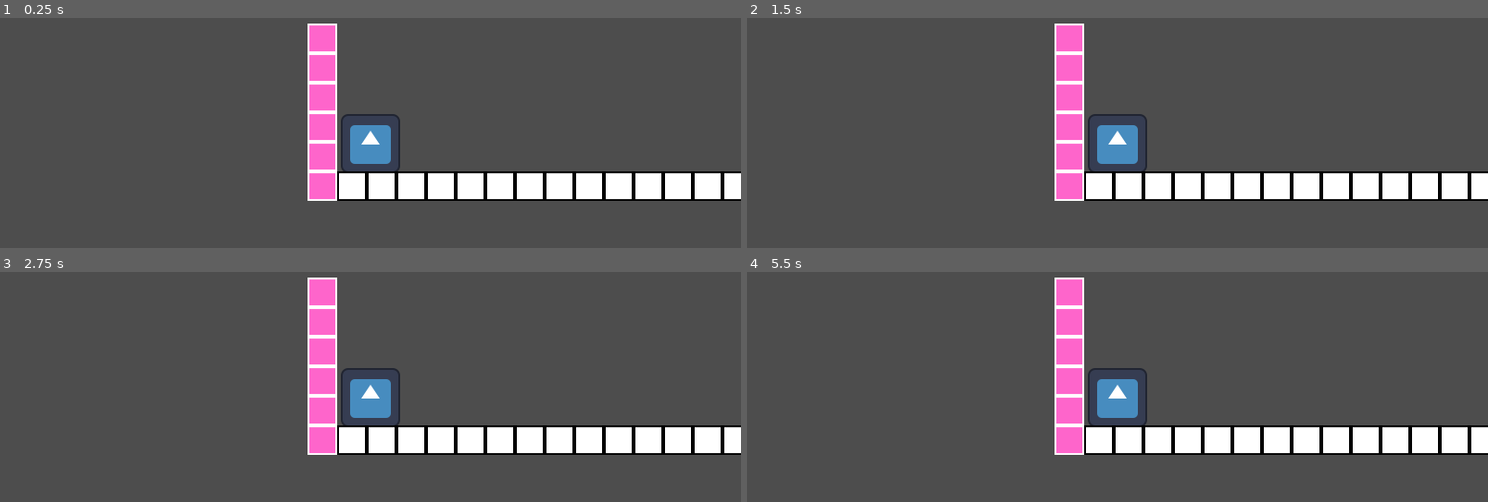
Above: before the commit, frames 1-4 (two rows, left to right).
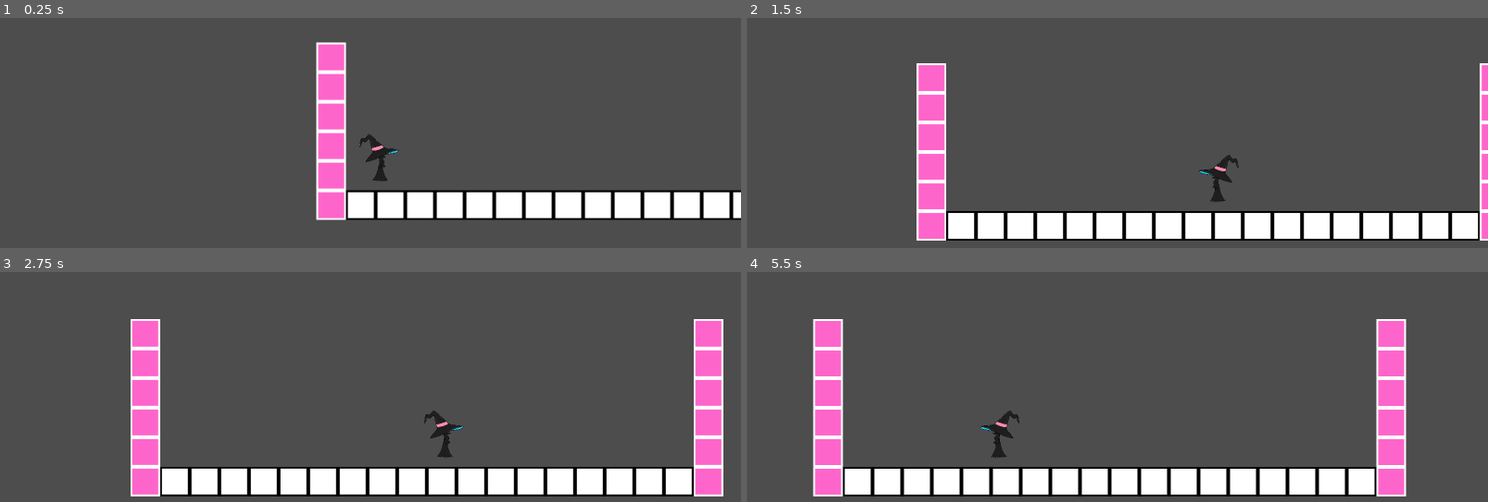
Above: after the commit, the same moments.

Repository: AustinTheWitch/ProjectMorrigan
Game: Godot game, scene res://Test Level/test_area.tscn
Same seed, same stepped clock (60 frames per second), same inputs: the game is played once before the commit and once after it. The engine's default icon, where the game draws it, is replaced by a stand-in: a white triangle on a blue panel in a dark square.
Inputs (mouse positions are in pixels of both pictures, inside the frame that each line leads up to):
- Up to frame 1 (0.25 s): no input
- Up to frame 2 (1.5 s): move the mouse to (1280, 123) at 0.52 s; hold Right (Right, bound only before the commit) 0.53-1.28 s; tap F (Attack, bound only before the commit) at 0.6 s; tap Up (Jump, bound only before the commit) at 0.77, 1.07 s; tap S (Blink, bound only before the commit) at 0.8, 1.35 s; move the mouse to (969, 165) at 1.27 s; hold Left (Left, bound only before the commit) from 1.28 s (still down)
- Up to frame 3 (2.75 s): tap Up (Jump, bound only before the commit) at 1.52, 1.82, 2.3 s; tap E (Interact, bound only before the commit) at 1.55, 2.1 s; move the mouse to (444, 306) at 2.02 s; release Left (Left, bound only before the commit) at 2.03 s; hold Right (Right, bound only before the commit) from 2.03 s (still down)
- Up to frame 4 (5.5 s): move the mouse to (1080, 481) at 2.77 s; tap Up (Jump, bound only before the commit) at 2.85, 3.02, 3.32, 3.77, 4.07, 4.52, 4.82, 5.3 s; tap F (Attack, bound only before the commit) at 3.05, 4.35 s; move the mouse to (1339, 460) at 3.52 s; release Right (Right, bound only before the commit) at 3.53 s; press the mouse at (1339, 460) at 3.53 s; hold Left (Left, bound only before the commit) from 3.53 s (still down); tap S (Blink, bound only before the commit) at 3.8, 5.1 s; tap P (Debug, bound only before the commit) at 4.15 s; move the mouse to (895, 336) at 4.27 s; release the mouse at (895, 336) at 4.28 s; tap E (Interact, bound only before the commit) at 4.55 s; move the mouse to (1154, 398) at 5.02 s

The runs differ from the first frame. In frame 1, 14% of the frame differs, in the area x 41-100%, y 2-88%; in frame 2, 24%; in frame 3, 26%; in frame 4, 27%, in the area x 8-100%, y 2-98%.

Commit message:
Movement System and Hierarchy Setup

Diff:
--- /dev/null
+++ b/Base/character.gd
@@ -0,0 +1,11 @@
+extends CharacterBody2D
+class_name character
+
+#nodes
+@export var animated_sprite_2d: Sprite2D
+@export var collision_shape_2d: CollisionShape2D
+
+#stats
+var speed: float
+var health: int
+var damage: int
--- a/Player/Scripts/player.gd
+++ /dev/null
@@ -1,2 +0,0 @@
-extends Node
-class_name player
--- /dev/null
+++ b/Player/player.gd
@@ -0,0 +1,37 @@
+extends character
+
+#movement
+var direction: float
+var blink_distance: float = 150.0
+#blink
+@onready var blink: Timer = $Blink
+var blink_cooldown: float = 1.0
+var current_blink: int = 0
+var max_blink: int = 1
+#seperator comment
+
+func _ready() -> void:
+	speed = 170
+func _physics_process(delta: float) -> void:
+	movement_system()
+	move_and_slide()
+func movement_system()-> void:
+	#setting direction
+	if Input.is_action_just_pressed("ui_right"):
+		direction = 1
+		animated_sprite_2d.flip_h = false
+	elif Input.is_action_just_pressed("ui_left"):
+		direction = -1
+		animated_sprite_2d.flip_h = true
+	#setting velocity
+	velocity.x = Input.get_axis("ui_left", "ui_right")
+	velocity = velocity.normalized() * speed
+	#setting blink
+	if Input.is_action_just_pressed("Debug") and current_blink < max_blink:
+		if velocity.x == 0.0: velocity.x = blink_distance * (-direction * blink_distance)
+		else: velocity.x = blink_distance * velocity.x
+		current_blink += 1
+		blink.start(blink_cooldown)
+func _on_blink_timeout() -> void:
+	current_blink -= 1
+	blink.stop()
--- a/Player/player.tscn
+++ b/Player/player.tscn
@@ -1,19 +1,34 @@
 [gd_scene load_steps=4 format=3 uid="uid://b4afmkxu4ioj7"]
 
-[ext_resource type="Script" uid="uid://bf2vyimpd3nff" path="res://Player/Scripts/player.gd" id="1_4ntmi"]
-[ext_resource type="Texture2D" uid="uid://dcki82s7qbubv" path="res://icon.svg" id="1_l8h54"]
+[ext_resource type="Script" uid="uid://bf2vyimpd3nff" path="res://Player/player.gd" id="1_4ntmi"]
+[ext_resource type="Texture2D" uid="uid://yvnnaus5bbp7" path="res://Deprecated/Characters/Player/Art/PlayerSprite.png" id="2_4ntmi"]
 
 [sub_resource type="RectangleShape2D" id="RectangleShape2D_4ntmi"]
 size = Vector2(120, 121)
 
-[node name="Player" type="RigidBody2D"]
+[node name="Player" type="CharacterBody2D" node_paths=PackedStringArray("animated_sprite_2d", "collision_shape_2d")]
 collision_mask = 6
+platform_floor_layers = 4294901762
+platform_wall_layers = 4
 script = ExtResource("1_4ntmi")
+animated_sprite_2d = NodePath("AnimatedSprite2D")
+collision_shape_2d = NodePath("CollisionShape2D")
 
 [node name="AnimatedSprite2D" type="Sprite2D" parent="."]
-texture = ExtResource("1_l8h54")
+scale = Vector2(0.05, 0.05)
+texture = ExtResource("2_4ntmi")
 
 [node name="CollisionShape2D" type="CollisionShape2D" parent="."]
 shape = SubResource("RectangleShape2D_4ntmi")
 
 [node name="Camera2D" type="Camera2D" parent="."]
+limit_smoothed = true
+position_smoothing_enabled = true
+position_smoothing_speed = 2.0
+drag_horizontal_enabled = true
+drag_horizontal_offset = -0.3
+drag_vertical_offset = -0.9
+
+[node name="Blink" type="Timer" parent="."]
+
+[connection signal="timeout" from="Blink" to="." method="_on_blink_timeout"]
--- a/Visual_Novel/Script/dialogueui.gd
+++ b/Visual_Novel/Script/dialogueui.gd
@@ -20,7 +20,7 @@
 	current_line = -1
 	visible = true
 	on_last_line = false
-	Affinitysystem.character_affinity[current_dialogue.conversing_character] += current_dialogue.affinity_amount
+	#Affinitysystem.character_affinity[current_dialogue.conversing_character] += current_dialogue.affinity_amount
 	for button in player_box.get_children():
 		button.queue_free()
 	next_scene = current_dialogue.scene_direction.keys()
@@ -47,7 +47,7 @@
 func converstation_end():
 	visible = false
 	get_tree().paused = false
-	print(Affinitysystem.character_affinity[current_dialogue.conversing_character])
+	#print(Affinitysystem.character_affinity[current_dialogue.conversing_character])
 	for button in player_box.get_children():
 		button.queue_free()
 func dialogue_options():
--- a/project.godot
+++ b/project.godot
@@ -10,10 +10,14 @@
 
 [application]
 
-config/name="WitchCraft"
+config/name="Project Morrigan"
 run/main_scene="uid://dam360b65qaul"
 config/features=PackedStringArray("4.4", "Forward Plus")
 config/icon="res://icon.svg"
+
+[autoload]
+
+GameSpites="*res://Base/character.gd"
 
 [display]
 
@@ -30,6 +34,22 @@
 
 [input]
 
+ui_left={
+"deadzone": 0.5,
+"events": [Object(InputEventKey,"resource_local_to_scene":false,"resource_name":"","device":0,"window_id":0,"alt_pressed":false,"shift_pressed":false,"ctrl_pressed":false,"meta_pressed":false,"pressed":false,"keycode":4194319,"physical_keycode":0,"key_label":0,"unicode":0,"location":0,"echo":false,"script":null)
+, Object(InputEventJoypadButton,"resource_local_to_scene":false,"resource_name":"","device":0,"button_index":13,"pressure":0.0,"pressed":false,"script":null)
+, Object(InputEventJoypadMotion,"resource_local_to_scene":false,"resource_name":"","device":0,"axis":0,"axis_value":-1.0,"script":null)
+, Object(InputEventKey,"resource_local_to_scene":false,"resource_name":"","device":-1,"window_id":0,"alt_pressed":false,"shift_pressed":false,"ctrl_pressed":false,"meta_pressed":false,"pressed":false,"keycode":0,"physical_keycode":65,"key_label":0,"unicode":97,"location":0,"echo":false,"script":null)
+]
+}
+ui_right={
+"deadzone": 0.5,
+"events": [Object(InputEventKey,"resource_local_to_scene":false,"resource_name":"","device":0,"window_id":0,"alt_pressed":false,"shift_pressed":false,"ctrl_pressed":false,"meta_pressed":false,"pressed":false,"keycode":4194321,"physical_keycode":0,"key_label":0,"unicode":0,"location":0,"echo":false,"script":null)
+, Object(InputEventJoypadButton,"resource_local_to_scene":false,"resource_name":"","device":0,"button_index":14,"pressure":0.0,"pressed":false,"script":null)
+, Object(InputEventJoypadMotion,"resource_local_to_scene":false,"resource_name":"","device":0,"axis":0,"axis_value":1.0,"script":null)
+, Object(InputEventKey,"resource_local_to_scene":false,"resource_name":"","device":-1,"window_id":0,"alt_pressed":false,"shift_pressed":false,"ctrl_pressed":false,"meta_pressed":false,"pressed":false,"keycode":0,"physical_keycode":68,"key_label":0,"unicode":100,"location":0,"echo":false,"script":null)
+]
+}
 ui_up={
 "deadzone": 0.5,
 "events": [Object(InputEventKey,"resource_local_to_scene":false,"resource_name":"","device":-1,"window_id":0,"alt_press …(195 unchanged characters)…
@@ -44,14 +64,9 @@
 , Object(InputEventJoypadMotion,"resource_local_to_scene":false,"resource_name":"","device":0,"axis":1,"axis_value":1.0,"script":null)
 ]
 }
-Interact={
-"deadzone": 0.5,
-"events": [Object(InputEventKey,"resource_local_to_scene":false,"resource_name":"","device":-1,"window_id":0,"alt_pressed":false,"shift_pressed":false,"ctrl_pressed":false,"meta_pressed":false,"pressed":false,"keycode":69,"physical_keycode":69,"key_label":69,"unicode":101,"location":0,"echo":false,"script":null)
-]
-}
 Debug={
 "deadzone": 0.5,
-"events": [Object(InputEventKey,"resource_local_to_scene":fa …(140 unchanged characters)… d":false,"keycode":0,"physical_keycode":80,"key_label":0,"unicode":112,"location":0,"echo":false,"script":null)
+"events": [Object(InputEventKey,"resource_local_to_scene":fa …(140 unchanged characters)… d":false,"keycode":0,"physical_keycode":70,"key_label":0,"unicode":102,"location":0,"echo":false,"script":null)
 ]
 }
 "Advance Dialogue"={
@@ -61,38 +76,13 @@
 , Object(InputEventKey,"resource_local_to_scene":false,"resource_name":"","device":-1,"window_id":0,"alt_pressed":false …(186 unchanged characters)…
 ]
 }
-Right={
-"deadzone": 0.5,
-"events": [Object(InputEventKey,"resource_local_to_scene":false,"resource_name":"","device":-1,"window_id":0,"alt_pressed":false,"shift_pressed":false,"ctrl_pressed":false,"meta_pressed":false,"pressed":false,"keycode":0,"physical_keycode":4194321,"key_label":0,"unicode":0,"location":0,"echo":false,"script":null)
-]
-}
-Left={
-"deadzone": 0.5,
-"events": [Object(InputEventKey,"resource_local_to_scene":false,"resource_name":"","device":-1,"window_id":0,"alt_pressed":false,"shift_pressed":false,"ctrl_pressed":false,"meta_pressed":false,"pressed":false,"keycode":0,"physical_keycode":4194319,"key_label":0,"unicode":0,"location":0,"echo":false,"script":null)
-]
-}
-Jump={
-"deadzone": 0.5,
-"events": [Object(InputEventKey,"resource_local_to_scene":false,"resource_name":"","device":-1,"window_id":0,"alt_pressed":false,"shift_pressed":false,"ctrl_pressed":false,"meta_pressed":false,"pressed":false,"keycode":0,"physical_keycode":4194320,"key_label":0,"unicode":0,"location":0,"echo":false,"script":null)
-]
-}
-Blink={
-"deadzone": 0.5,
-"events": [Object(InputEventKey,"resource_local_to_scene":false,"resource_name":"","device":-1,"window_id":0,"alt_pressed":false,"shift_pressed":false,"ctrl_pressed":false,"meta_pressed":false,"pressed":false,"keycode":0,"physical_keycode":83,"key_label":0,"unicode":115,"location":0,"echo":false,"script":null)
-]
-}
-Attack={
-"deadzone": 0.5,
-"events": [Object(InputEventKey,"resource_local_to_scene":false,"resource_name":"","device":-1,"window_id":0,"alt_pressed":false,"shift_pressed":false,"ctrl_pressed":false,"meta_pressed":false,"pressed":false,"keycode":0,"physical_keycode":70,"key_label":0,"unicode":102,"location":0,"echo":false,"script":null)
-]
-}
 
 [layer_names]
 
 2d_physics/layer_1="Player"
 2d_physics/layer_2="Floor"
 2d_physics/layer_3="Wall"
-2d_physics/layer_4="Pickups"
-2d_physics/layer_5="Camp"
-2d_physics/layer_9="Floor"
-2d_physics/layer_10="Walls"
+2d_physics/layer_4="Layer 4"
+2d_physics/layer_5="Layer 5"
+2d_physics/layer_9="Layer 9"
+2d_physics/layer_10="Layer 10"
Not shown, added: Base/character.gd.uid
Renamed: Player/Scripts/player.gd.uid -> Player/player.gd.uid
